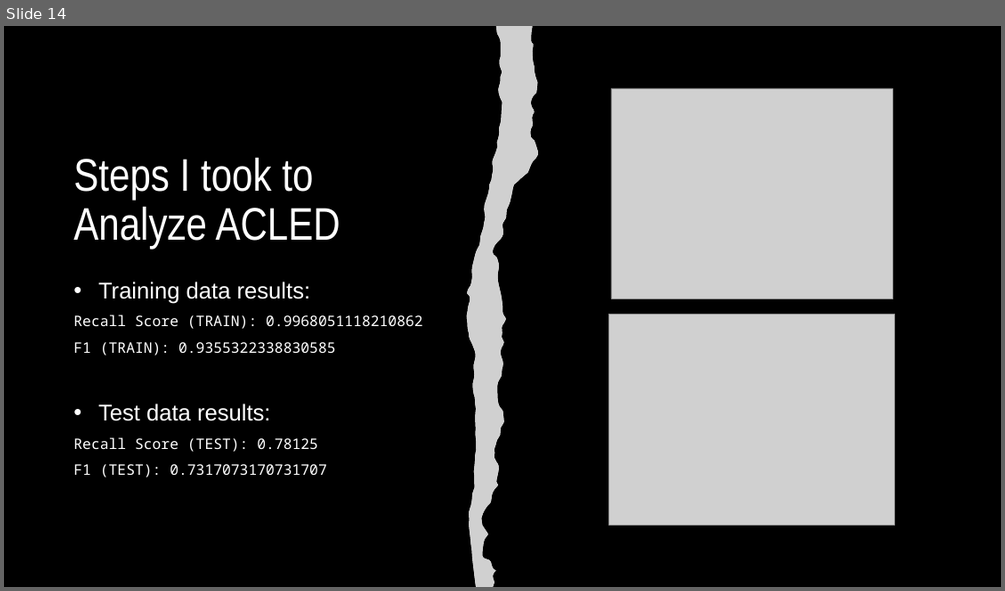
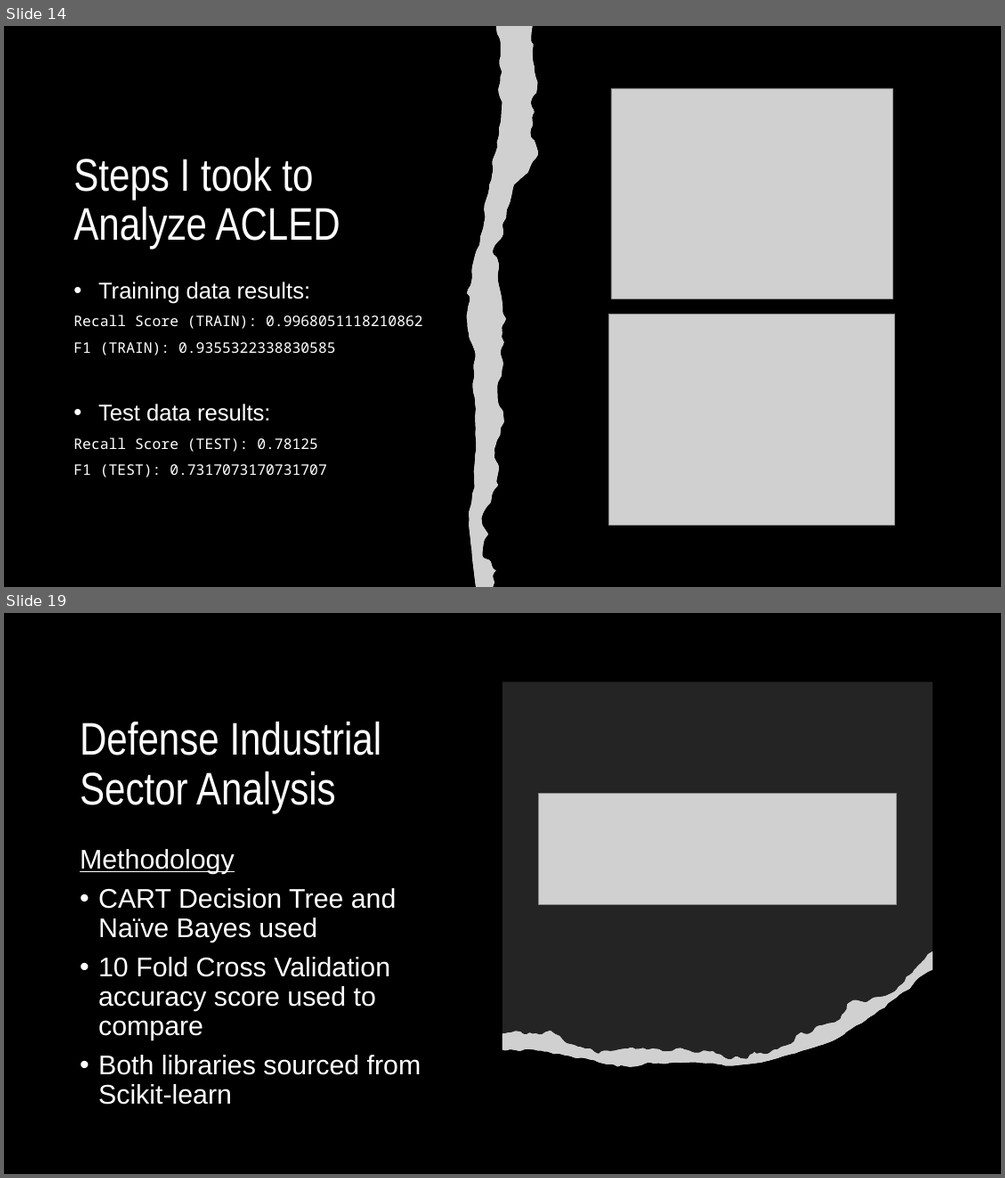
Before and after one commit to fs247/CSI777_Final_Project, a slide deck: CSI777_Final Presentation.pptx. Shown one above the other, each under a label of ours: slide 14 before the commit, slides 14 and 19 after it; the slides between them are not shown. The pictures are 1005x591 and 1005x1178 pixels, drawn with LibreOffice and Linux fonts; fonts in the diff are those of the drawing; grey boxes stand for pictures. Boxes give left, top, right and bottom in pixels: in the first picture for what was removed or moved away, otherwise in the second. Text is boxed around its words. In the diff, an @@ line names an element or a change of style, - is before the commit and + after.

```diff
--- a/CSI777_Final Presentation.pptx
+++ b/CSI777_Final Presentation.pptx
@@ slide 19 added at (4,613,1001,1174), background #000000 @@
@@ title added at (80,721,382,813), 44 pt, text #FFFFFF @@
+Defense Industrial Sector Analysis
@@ picture added at (539,793,896,904) @@
@@ text added at (80,849,421,1104), 26 pt, text #FFFFFF @@
+Methodology
+• CART Decision Tree and Naïve Bayes used
+• 10 Fold Cross Validation accuracy score used to compare
+• Both libraries sourced from Scikit-learn
@@ group added at (502,682,933,1067): 3 freeform shapes, 1 picture @@
```
Also in this commit, not shown: 6 other slides added.
